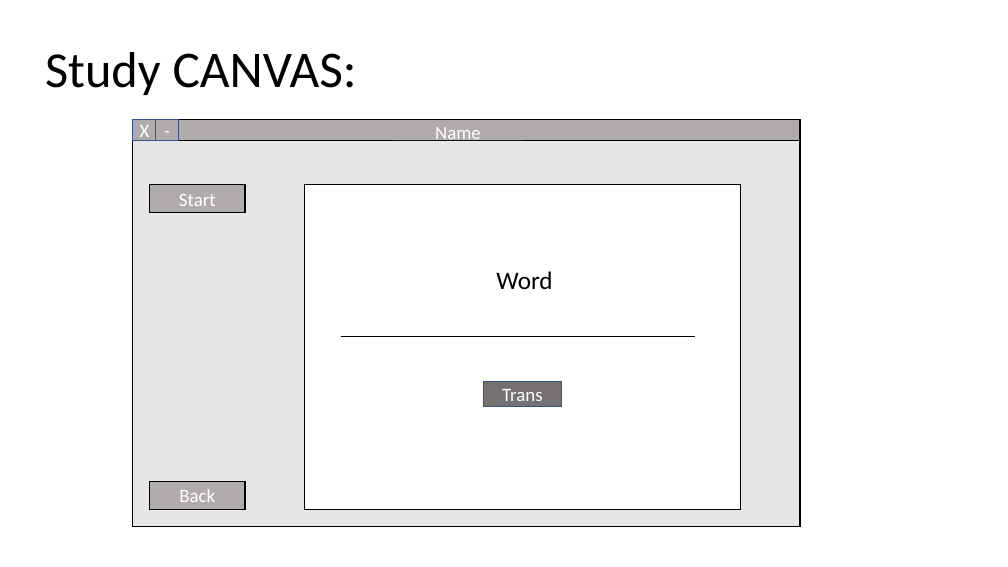
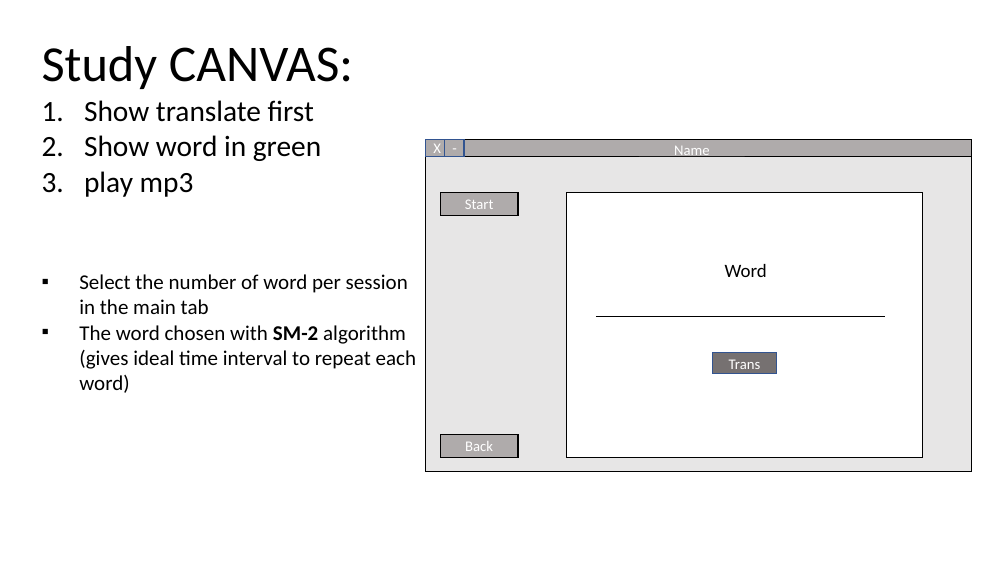
Before and after one commit to avivpaskaro/master_vocabulary, a slide deck: slide 4 of Project scheme.pptx (slide 6 before the commit). Drawn at 1008x567 pixels with LibreOffice and Linux fonts; fonts in the diff are those of the drawing. Boxes give left, top, right and bottom in pixels: in the first picture for what was removed or moved away, otherwise in the second. Text is boxed around its words. In the diff, an @@ line names an element or a change of style, - is before the commit and + after.

```diff
--- a/Project scheme.pptx
+++ b/Project scheme.pptx
@@ text at (x1=79, y1=100, x2=416, y2=393): paragraphs added @@
+1. Show translate first
+2. Show word in green
+3. play mp3
+▪ Select the number of word per session in the main tab
+▪ The word chosen with SM-2 algorithm (gives ideal time interval to repeat each word)
@@ rectangle "X" resized from (x1=132, y1=119, x2=156, y2=140) to (x1=426, y1=139, x2=445, y2=156) @@
@@ rectangle resized from (x1=132, y1=119, x2=800, y2=140) to (x1=426, y1=139, x2=971, y2=156) @@
@@ size 18 to 14 pt in 6 elements at (x1=426, y1=139, x2=445, y2=156), (x1=640, y1=143, x2=745, y2=157), (x1=440, y1=435, x2=518, y2=457), (x1=712, y1=353, x2=777, y2=374), (x1=440, y1=193, x2=518, y2=216), (x1=445, y1=139, x2=464, y2=156) @@
@@ rectangle "-" resized from (x1=156, y1=119, x2=179, y2=140) to (x1=445, y1=139, x2=464, y2=156) @@
@@ rectangle "Name" resized from (x1=394, y1=124, x2=523, y2=141) to (x1=640, y1=143, x2=745, y2=157) @@
@@ rectangle resized from (x1=132, y1=140, x2=800, y2=527) to (x1=426, y1=157, x2=971, y2=473) @@
@@ rectangle "Start" resized from (x1=150, y1=185, x2=245, y2=212) to (x1=440, y1=193, x2=518, y2=216) @@
@@ rectangle resized from (x1=305, y1=185, x2=740, y2=509) to (x1=567, y1=193, x2=923, y2=457) @@
@@ text "Word" moved from (x1=496, y1=271, x2=552, y2=289) to (x1=725, y1=264, x2=767, y2=277) @@
@@ text "Word" at (x1=725, y1=264, x2=767, y2=277): size 24 to 18 pt @@
@@ line moved from (340, 337) - (695, 337) to (596, 317) - (885, 317) @@
@@ rectangle "Trans" resized from (x1=483, y1=381, x2=562, y2=406) to (x1=712, y1=353, x2=777, y2=374) @@
@@ rectangle "Back" resized from (x1=150, y1=482, x2=245, y2=510) to (x1=440, y1=435, x2=518, y2=457) @@
```
Also in this commit, not shown: 2 other slides changed, 1 slide added, 4 slides removed.
